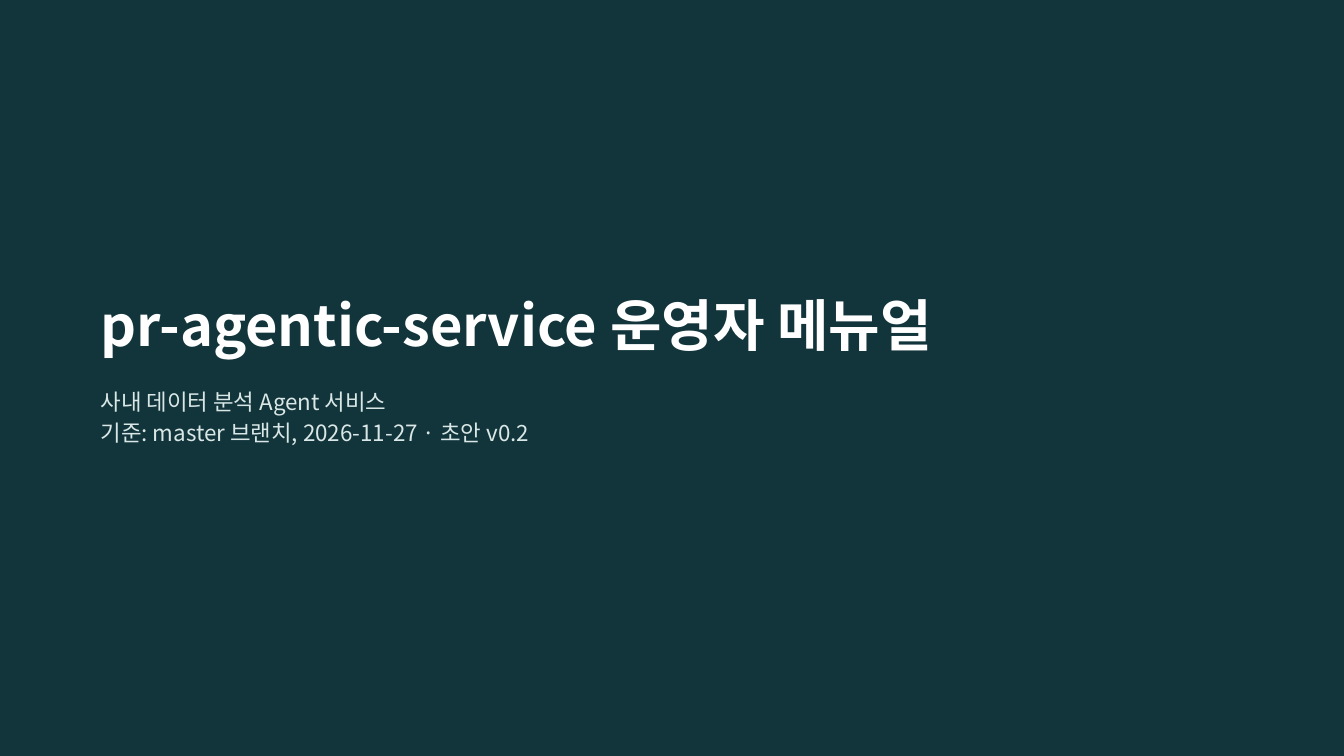
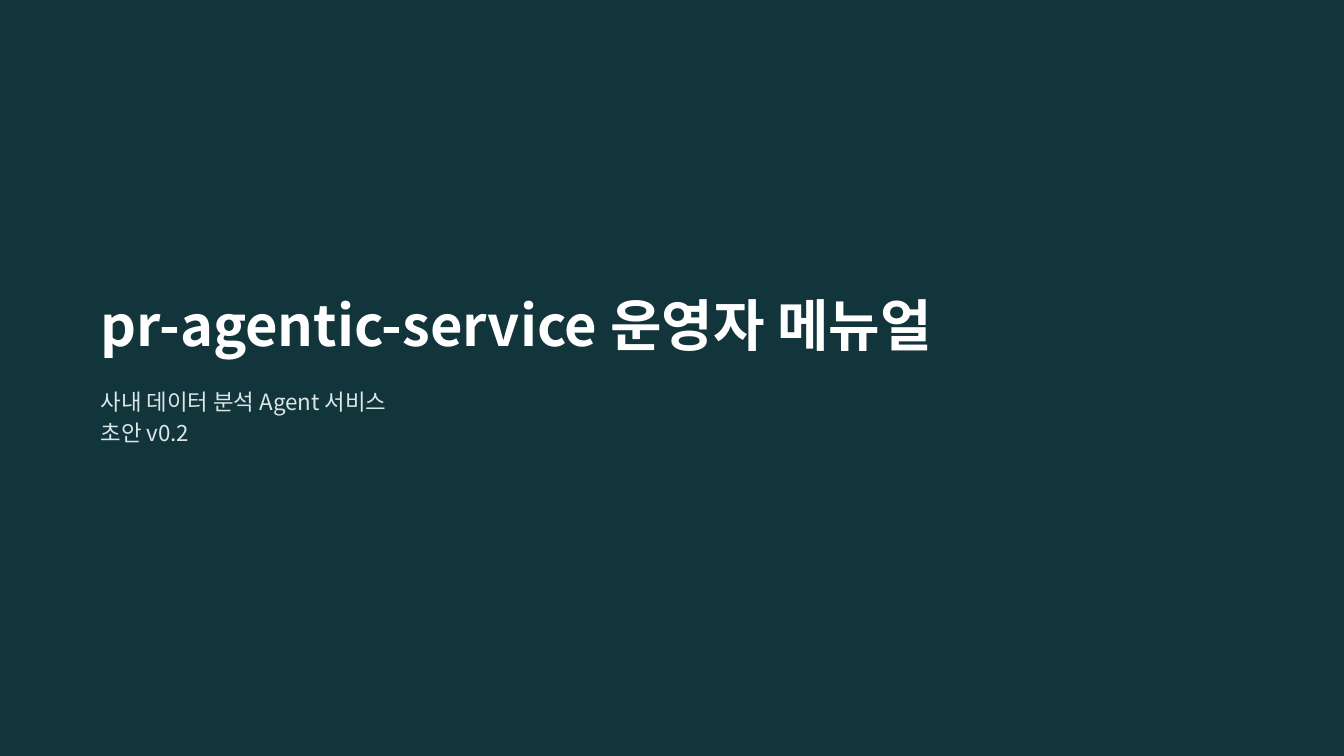
Before and after one commit to KimHwaJin/pr-agentic-service, a slide deck: slide 1 of docs/deliverables/08-operator-manual.pptx. Drawn at 1344x756 pixels with LibreOffice and Linux fonts; fonts in the diff are those of the drawing. Boxes give left, top, right and bottom in pixels: in the first picture for what was removed or moved away, otherwise in the second. Text is boxed around its words. In the diff, an @@ line names an element or a change of style, - is before the commit and + after.

```diff
--- a/docs/deliverables/08-operator-manual.pptx
+++ b/docs/deliverables/08-operator-manual.pptx
@@ text at bbox=[101, 422, 190, 443]: text changed @@
-기준: master 브랜치, 2026-11-27 · 초안 v0.2
+초안 v0.2
```
Also in this commit, not shown: 12 other files.
